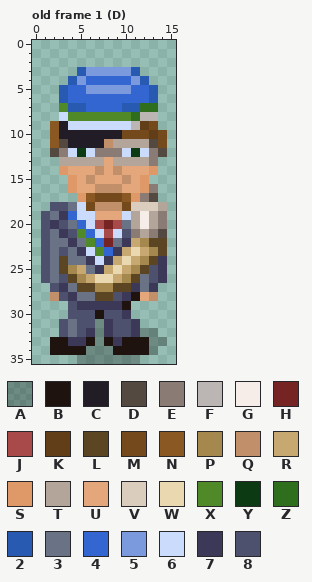
Two versions of one pixel-art file, art/chars/cfe-ksv-karl.aseprite. The picture above is the old version.
16x36 pixels, 7 frames. Shown: old frame 1 (D). The commit also changed other frames, which this record leaves out.
Visible layers, top first: "kasi", "kann", "sarv", "head", "fraater", "shadow" opacity 27%.
Palette (. is transparent): A #00000046  B #1f130f  C #221c26  D #544940  E #8a7c75  F #bbb6b3  G #f7ede8  H #762323  J #a84a4a  K #613e18  L #5c4522  M #744a1c  N #8a5822  P #a5884e  Q #c28f6b  R #c7a871  S #df9968  T #b3a599  U #e3a77b  V #dbcdbd  W #ead8b1  X #508a28  Y #0c3a13  Z #2f6e1d  2 #295ab1  3 #697385  4 #3466d1  5 #7b9ade  6 #cbdbfc  7 #3c3857  8 #4d516d
Pixels before, old frame 1 (D), first column x 1:
 3 ....2555552...
 4 ...254444452..
 5 ..24455555442.
 6 ..24444444442.
 7 ..X22444422ZZ.
 8 ..6XXXXXXXZFF.
 9 .NC6666666FKM.
10 .NCCCCCCCMMMKM
11 .NDCCCCQTTTTDM
12 .DE6Y6EEE6Y6ED
13 ..TTTTTUTTTTE.
14 ..SUUUQUQUUUS.
15 ...SUQUUUQUS..
16 ...SUUQQQUUSE.
17 ....SNMMMNSED.
18 .8836MQQQMVVVT
19 837466UUU6TGTE
20 878346JHJ3TGTE
21 8378X46J68ETED
22 83373X4H37RPLL
23 838376X47RWRPL
24 83L33767RWRPL7
25 83LPR37RWRPL87
26 838LPRWWRPL387
27 .873LLPPLL737.
28 .Q8733LL87BUQ.
29 ...877777B....
30 ...888B887....
31 ..8388A7887...
32 ..8387A7887AA.
33 .BB77BAB7BBBAA
34 .BBBBAAABBBBA.
35 ....AAAAAAA...
The result:
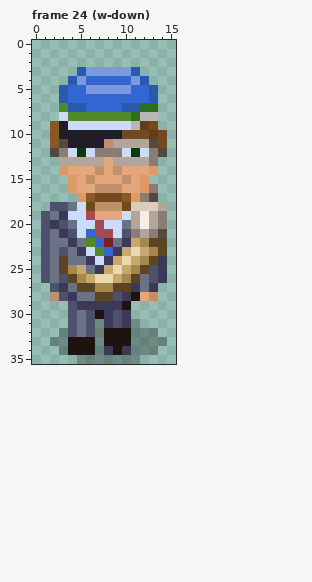
A new or re-ordered frame is compared with the old frame closest to it.
Commit message: Walk animation for Olderman
The edit:
frames 7 -> 39
Changed rows in their new state; - is an unchanged pixel.
Frame 24 (w-down) is new; against old frame 1 (D), layer "fraater":
first column x 4:
19 6-J---
20 -6--66
21 -6-J--
first column x 2:
30 ---3--7----
31 -.83----7A-
32 -A838-BBBA-
33 AABB---B-AA
34 .A--B-7-7AA
